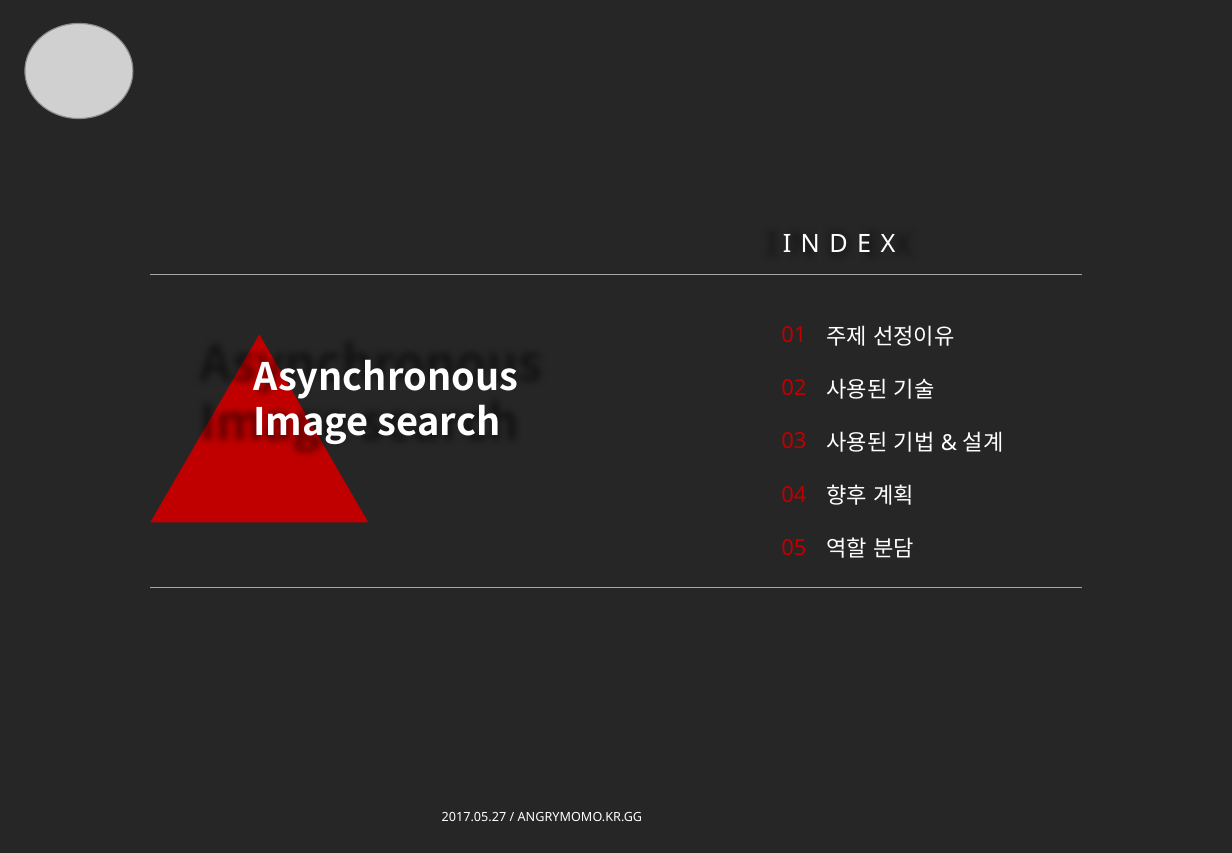
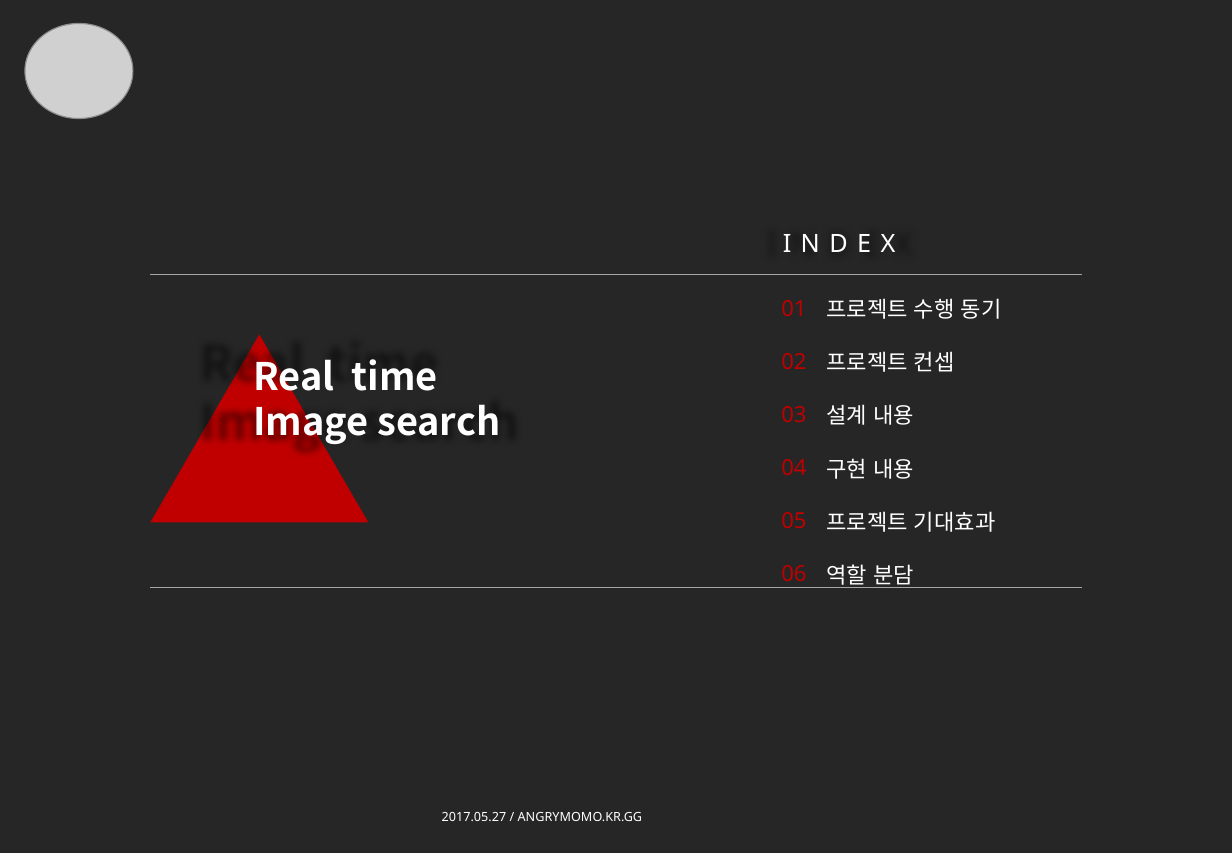
Before and after one commit to devGW/imageSearch, a slide deck: slide 2 of PPT/네트워크프로그래밍경진대회.pptx. Drawn at 1232x853 pixels with LibreOffice and Linux fonts; fonts in the diff are those of the drawing; grey boxes stand for pictures. Boxes give left, top, right and bottom in pixels: in the first picture for what was removed or moved away, otherwise in the second. Text is boxed around its words. In the diff, an @@ line names an element or a change of style, - is before the commit and + after.

```diff
--- a/PPT/네트워크프로그래밍경진대회.pptx
+++ b/PPT/네트워크프로그래밍경진대회.pptx
@@ text at (826,298,1002,532): text changed @@
-주제 선정이유
-사용된 기술
-사용된 기법 & 설계
-향후 계획
+프로젝트 수행 동기
+프로젝트 컨셉
+설계 내용
+구현 내용
+프로젝트 기대효과
@@ text at (253,351,438,400): text changed @@
-Asynchronous
+Real time
@@ text at (781,565,806,581): paragraph added @@
+06
```
Also in this commit, not shown: 5 other slides changed, 8 slides added, 4 slides removed.
